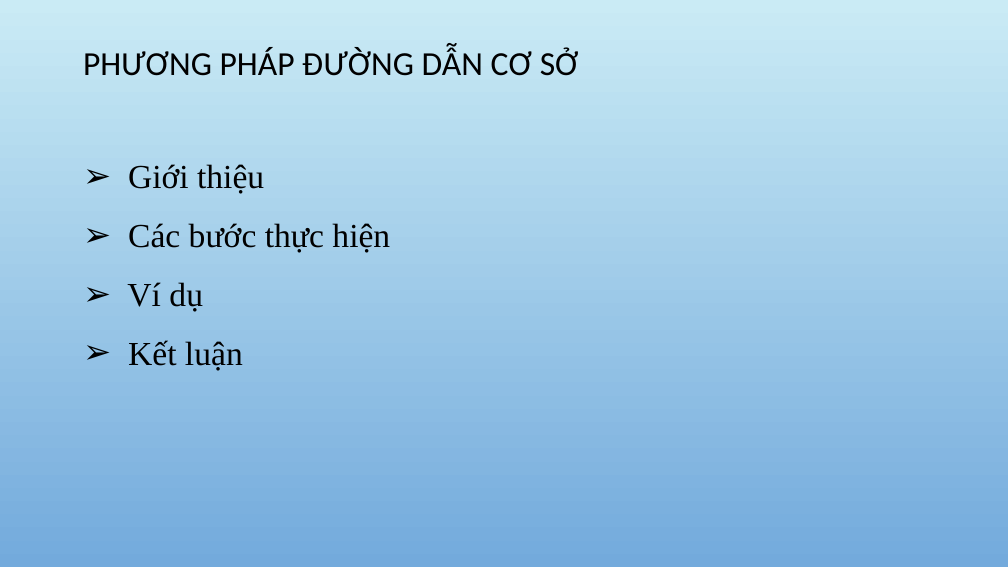
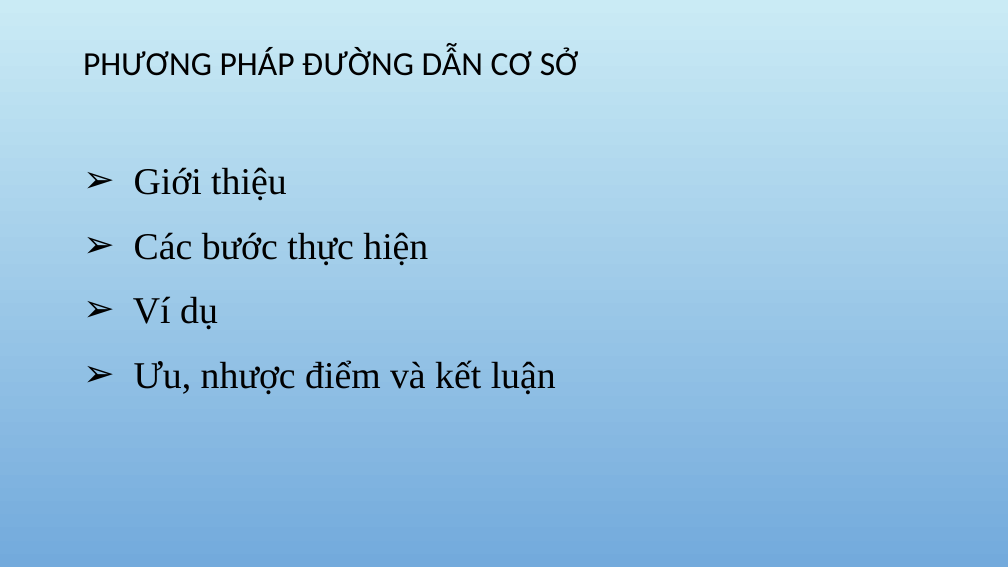
Before and after one commit to DoAnCNDD/CNDD, a slide deck: slide 2 of CNPM.pptx. Drawn at 1008x567 pixels with LibreOffice and Linux fonts; fonts in the diff are those of the drawing; background and template pictures are left out. Boxes give left, top, right and bottom in pixels: in the first picture for what was removed or moved away, otherwise in the second. Text is boxed around its words. In the diff, an @@ line names an element or a change of style, - is before the commit and + after.

```diff
--- a/CNPM.pptx
+++ b/CNPM.pptx
@@ text at bbox=[133, 167, 428, 330]: size 32 to 36 pt in "Giới thiệu", "Các bước thực hiện", "Ví dụ" @@
@@ text at bbox=[134, 360, 556, 395]: text changed; size 32 to 36 pt @@
-➢ Kết luận
+➢ Ưu, nhược điểm và kết luận
```
Also in this commit, not shown: 4 other slides changed, 17 slides added.
